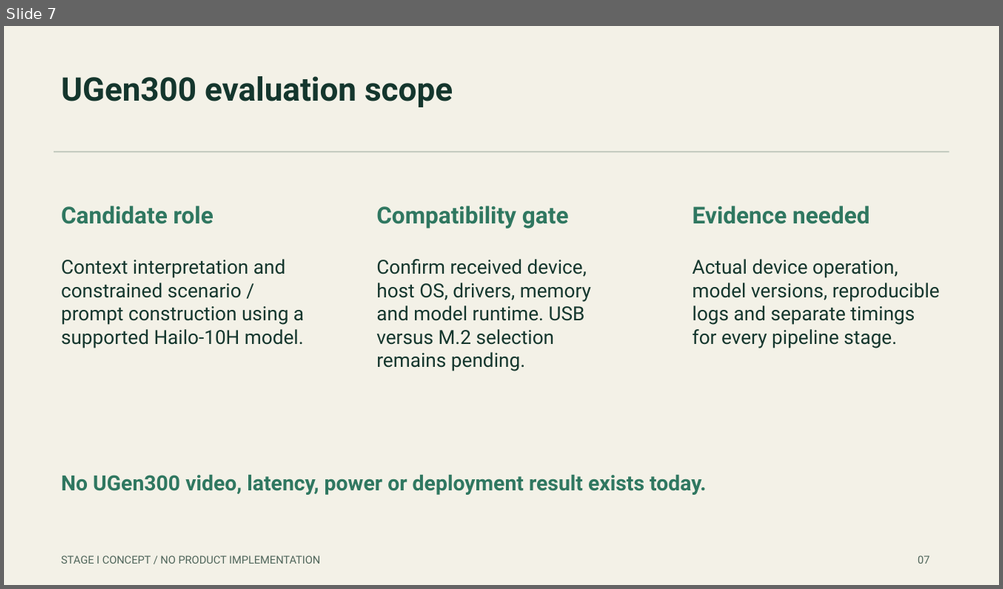
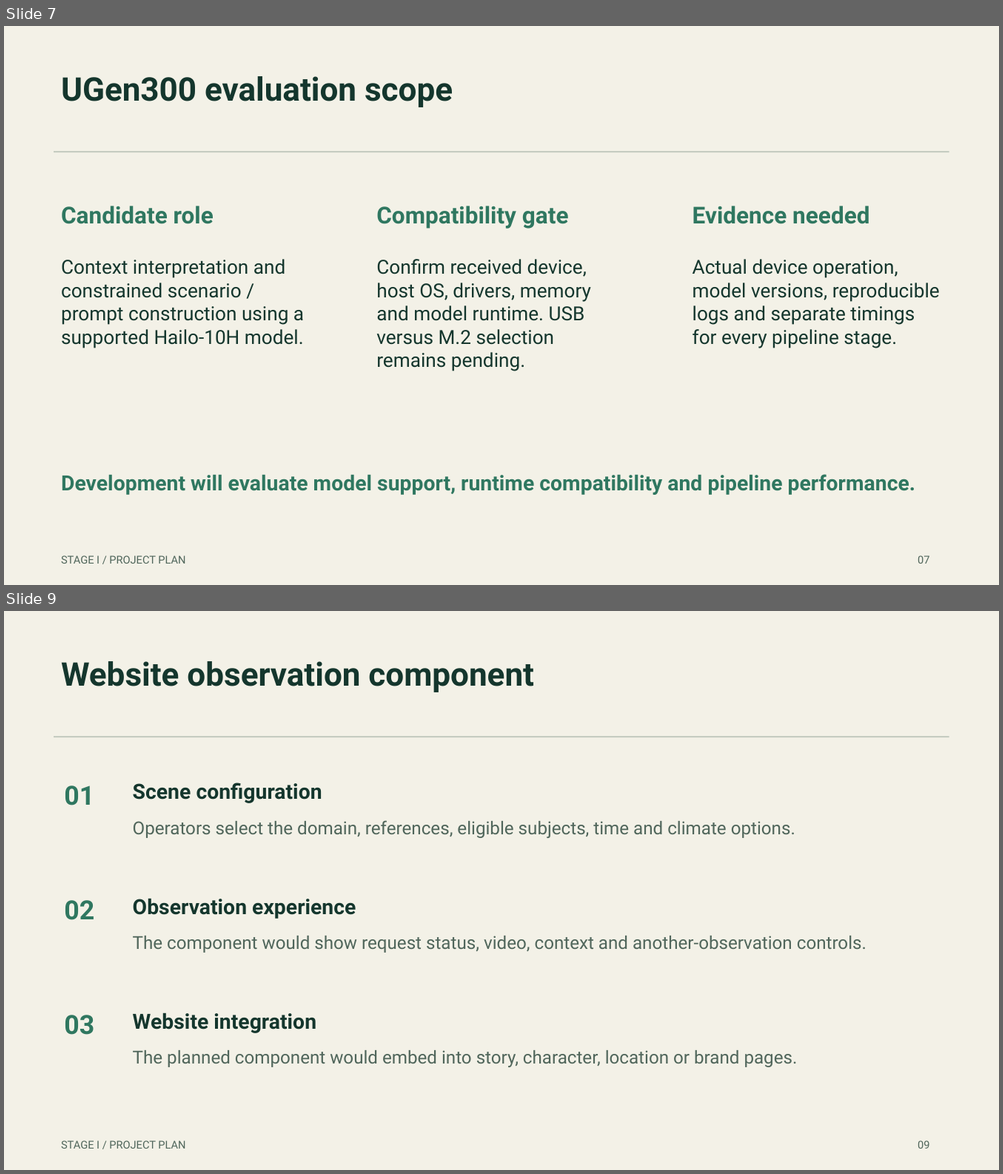
Before and after one commit to mkhsu2002/OnDemand-World-Observatory, a slide deck: deliverables/OnDemand-World-Observatory-Proposal.pptx. Shown one above the other, each under a label of ours: slide 7 before the commit, slides 7 and 9 after it; the slides between them are not shown. The pictures are 1003x589 and 1003x1174 pixels, drawn with LibreOffice and Linux fonts; fonts in the diff are those of the drawing. Boxes give left, top, right and bottom in pixels: in the first picture for what was removed or moved away, otherwise in the second. Text is boxed around its words. In the diff, an @@ line names an element or a change of style, - is before the commit and + after.

Commit message:
Align proposal materials with public website observation plan

```diff
--- a/deliverables/OnDemand-World-Observatory-Proposal.pptx
+++ b/deliverables/OnDemand-World-Observatory-Proposal.pptx
@@ slide 9 added at [4,611,999,1170], background #F3F1E7 @@
@@ text added at [61,661,534,692], 31.5 pt, text #14362D, bold @@
+Website observation component
@@ rectangle added at [54,736,949,738], fill #C5CCC1 @@
@@ text added at [64,786,94,806], 25.5 pt, text #2F7760, bold @@
+01
@@ text added at [133,783,322,803], 20.2 pt, text #14362D, bold @@
+Scene configuration
@@ text added at [133,820,795,838], 17.2 pt, text #50665B @@
+Operators select the domain, references, eligible subjects, time and climate options.
@@ text added at [133,898,356,919], 20.2 pt, text #14362D, bold @@
+Observation experience
@@ text added at [64,900,94,920], 25.5 pt, text #2F7760, bold @@
+02
@@ text added at [133,936,866,953], 17.2 pt, text #50665B @@
+The component would show request status, video, context and another-observation controls.
@@ text added at [64,1015,94,1035], 25.5 pt, text #2F7760, bold @@
+03
@@ text added at [133,1013,316,1034], 20.2 pt, text #14362D, bold @@
+Website integration
@@ text added at [133,1051,797,1068], 17.2 pt, text #50665B @@
+The planned component would embed into story, character, location or brand pages.
@@ text added at [61,1141,185,1149], 10.5 pt, text #50665B @@
+STAGE I / PROJECT PLAN
@@ text added at [917,1141,929,1149], 10.5 pt, text #50665B @@
+09
@@ slide 7 changed as well @@
@@ text at [61,474,915,495]: text changed @@
-No UGen300 video, latency, power or deployment result exists today.
+Development will evaluate model support, runtime compatibility and pipeline performance.
@@ text at [61,556,185,564]: text changed @@
-STAGE I CONCEPT / NO PRODUCT IMPLEMENTATION
+STAGE I / PROJECT PLAN
```
Also in this commit, not shown: 12 other slides changed, 1 slide removed, 16 other files.
